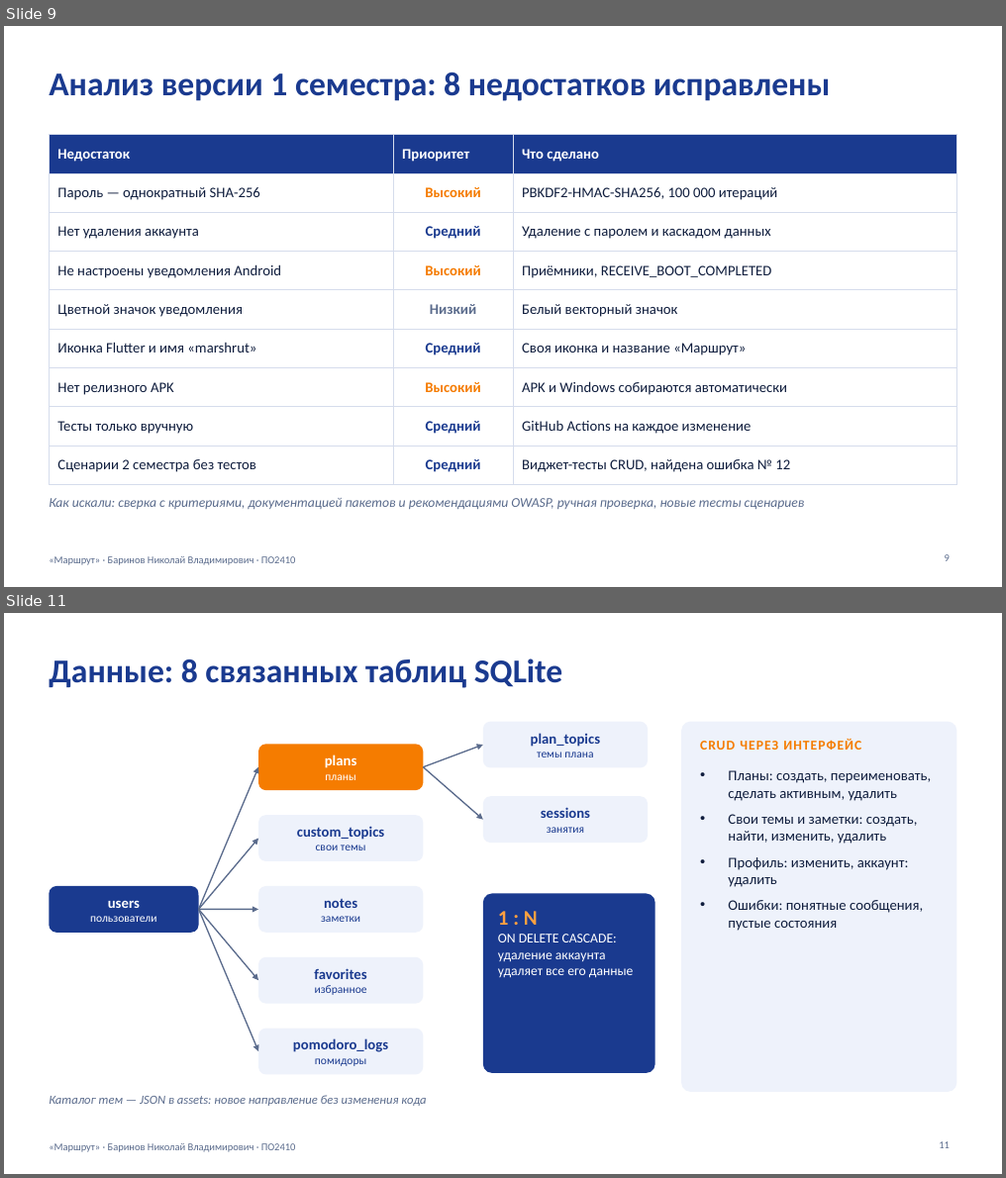
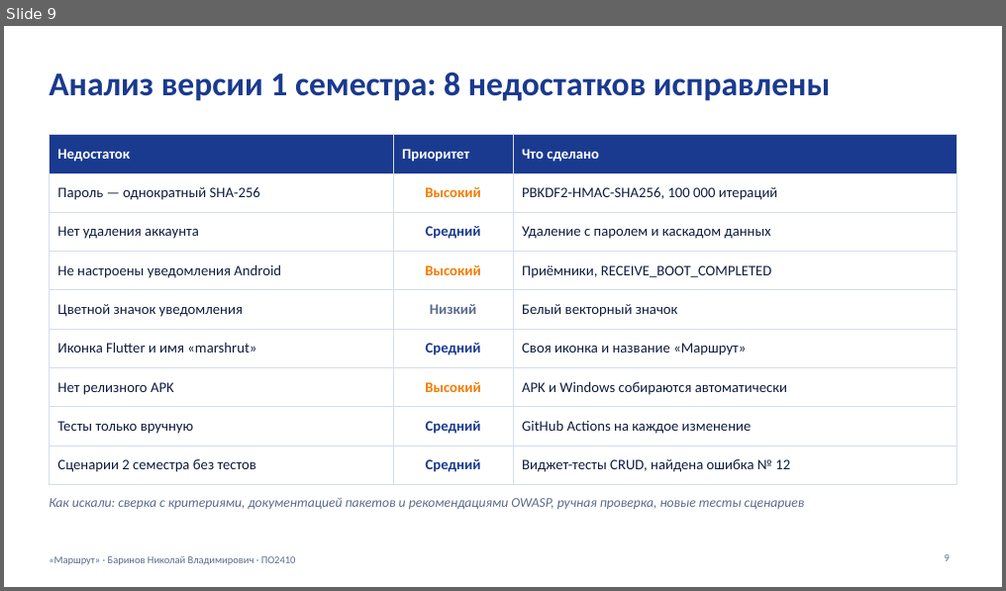
Before and after one commit to Barin5550/3_KURS_DIPLOMKA_BOBR_S, a slide deck: docs/presentation/Маршрут_итоговая_защита.pptx. Shown one above the other, each under a label of ours: slides 9 and 11 before the commit, slide 9 after it; the slides between them are not shown. The pictures are 1006x1178 and 1006x591 pixels, drawn with LibreOffice and Linux fonts; fonts in the diff are those of the drawing. Boxes give left, top, right and bottom in pixels: in the first picture for what was removed or moved away, otherwise in the second. Text is boxed around its words. In the diff, an @@ line names an element or a change of style, - is before the commit and + after.

```diff
--- a/docs/presentation/Маршрут_итоговая_защита.pptx
+++ b/docs/presentation/Маршрут_итоговая_защита.pptx
@@ slide 11 removed at (x1=4, y1=613, x2=1002, y2=1174), background #FFFFFF; not listed: 1 template element that a slide beside it also shows @@
@@ title removed at (x1=49, y1=659, x2=562, y2=688) @@
-Данные: 8 связанных таблиц SQLite
@@ rounded rectangle removed at (x1=483, y1=722, x2=648, y2=768) @@
-plan_topics
-темы плана
@@ rounded rectangle removed at (x1=681, y1=722, x2=957, y2=1092) @@
@@ rounded rectangle removed at (x1=258, y1=744, x2=423, y2=790) @@
-plans
-планы
@@ arrow removed from (423, 767) to (483, 745) @@
@@ text removed at (x1=700, y1=739, x2=861, y2=750) @@
-CRUD ЧЕРЕЗ ИНТЕРФЕЙС
@@ arrow removed from (199, 909) to (258, 767) @@
@@ arrow removed from (423, 767) to (483, 820) @@
@@ text removed at (x1=728, y1=770, x2=931, y2=931) @@
-• Планы: создать, переименовать, сделать активным, удалить
-• Свои темы и заметки: создать, найти, изменить, удалить
-• Профиль: изменить, аккаунт: удалить
-• Ошибки: понятные сообщения, пустые состояния
@@ rounded rectangle removed at (x1=258, y1=815, x2=423, y2=861) @@
-custom_topics
-свои темы
@@ rounded rectangle removed at (x1=483, y1=796, x2=648, y2=843) @@
-sessions
-занятия
@@ arrow removed from (199, 909) to (258, 839) @@
@@ rounded rectangle removed at (x1=49, y1=886, x2=199, y2=933) @@
-users
-пользователи
@@ arrow removed from (199, 909) to (258, 909) @@
@@ arrow removed from (199, 909) to (258, 980) @@
@@ arrow removed from (199, 909) to (258, 1052) @@
@@ rounded rectangle removed at (x1=258, y1=886, x2=423, y2=933) @@
-notes
-заметки
@@ rounded rectangle removed at (x1=483, y1=894, x2=655, y2=1073) @@
@@ text removed at (x1=498, y1=911, x2=634, y2=978) @@
-1 : N
-ON DELETE CASCADE: удаление аккаунта удаляет все его данные
@@ rounded rectangle removed at (x1=258, y1=958, x2=423, y2=1004) @@
-favorites
-избранное
@@ rounded rectangle removed at (x1=258, y1=1029, x2=423, y2=1075) @@
-pomodoro_logs
-помидоры
@@ text removed at (x1=49, y1=1095, x2=426, y2=1106) @@
-Каталог тем — JSON в assets: новое направление без изменения кода
@@ page number removed at (x1=939, y1=1142, x2=949, y2=1149) @@
-11
```
Also in this commit, not shown: 6 slides changed, 3 slides added, 1 other slide removed, 5 other files.
